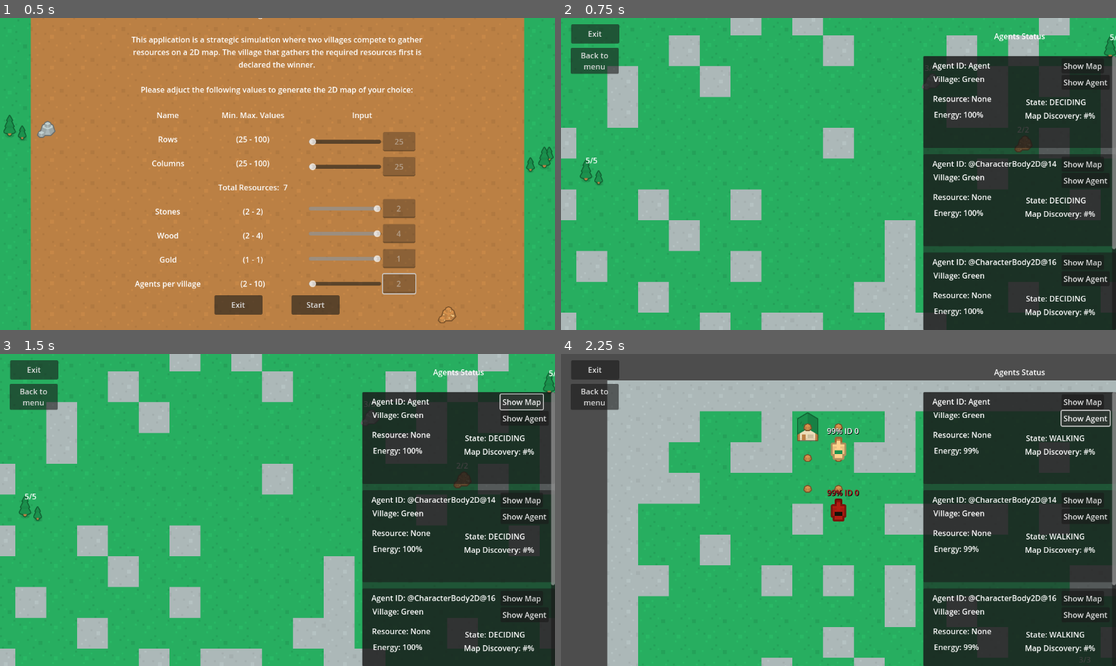
Above: before the commit, frames 1-4 (two rows, left to right).
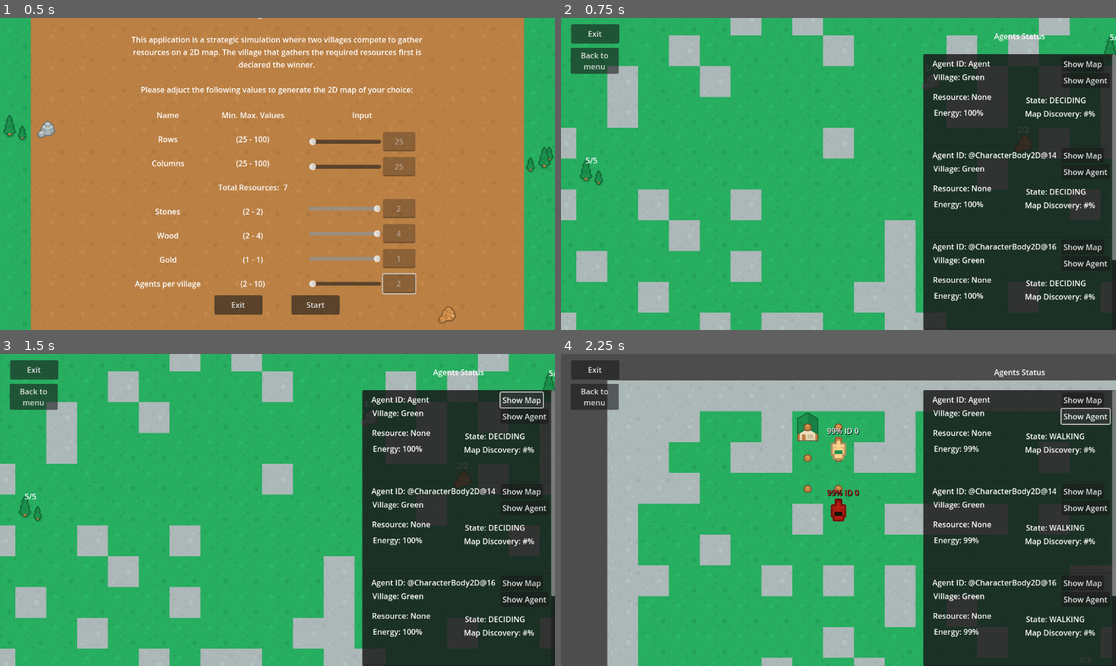
Above: after the commit, the same moments.

Repository: ApostolisSiampanis/intelligent-agents
Game: Godot game, scene res://scenes/input_screen.tscn
Two runs of this game, one before a commit and one after it. Both use one fixed random seed, a clock stepped at 60 frames per second and the inputs below.
Inputs:
- Up to frame 1 (0.5 s): no input
- Up to frame 2 (0.75 s): click "Start" at 0.5 s
- Up to frame 3 (1.5 s): click "Show Map" at 1.25 s
- Up to frame 4 (2.25 s): click "Show Agent" at 2 s

Frame 1 is identical in both runs. In frame 2, 6.0% of the frame differs, in the area x 65-100%, y 11-96%; in frame 3, 6.2%; in frame 4, 6.2%.

Commit message:
- small changes in the gui of the map_generator agents list

Diff:
--- a/project.godot
+++ b/project.godot
@@ -72,7 +72,6 @@
 camera_pan={
 "deadzone": 0.5,
 "events": [Object(InputEventMouseButton,"resource_local_to_scene":false,"resource_name":"","device":-1,"window_id":0,"a …(253 unchanged characters)…
-, Object(InputEventMouseButton,"resource_local_to_scene":false,"resource_name":"","device":-1,"window_id":0,"alt_pressed":false,"shift_pressed":false,"ctrl_pressed":false,"meta_pressed":false,"button_mask":0,"position":Vector2(0, 0),"global_position":Vector2(0, 0),"factor":1.0,"button_index":1,"canceled":false,"pressed":false,"double_click":false,"script":null)
 ]
 }
 click={
--- a/scenes/map_generator.tscn
+++ b/scenes/map_generator.tscn
@@ -53,7 +53,6 @@
 anchor_mode = 0
 limit_smoothed = true
 script = ExtResource("3_g5pt1")
-zoom_speed = null
 
 [node name="UILayer" type="CanvasLayer" parent="."]
 unique_name_in_owner = true
@@ -86,6 +85,7 @@
 offset_left = -400.0
 grow_horizontal = 0
 grow_vertical = 2
+theme_override_constants/separation = 0
 
 [node name="LabelMenu" type="Label" parent="UILayer/VBoxContainerAgentsList"]
 layout_mode = 2
@@ -115,6 +115,7 @@
 custom_minimum_size = Vector2(400, 200)
 layout_direction = 2
 layout_mode = 2
+theme_override_constants/separation = -10
 
 [node name="Timer" type="Timer" parent="."]
 unique_name_in_owner = true
